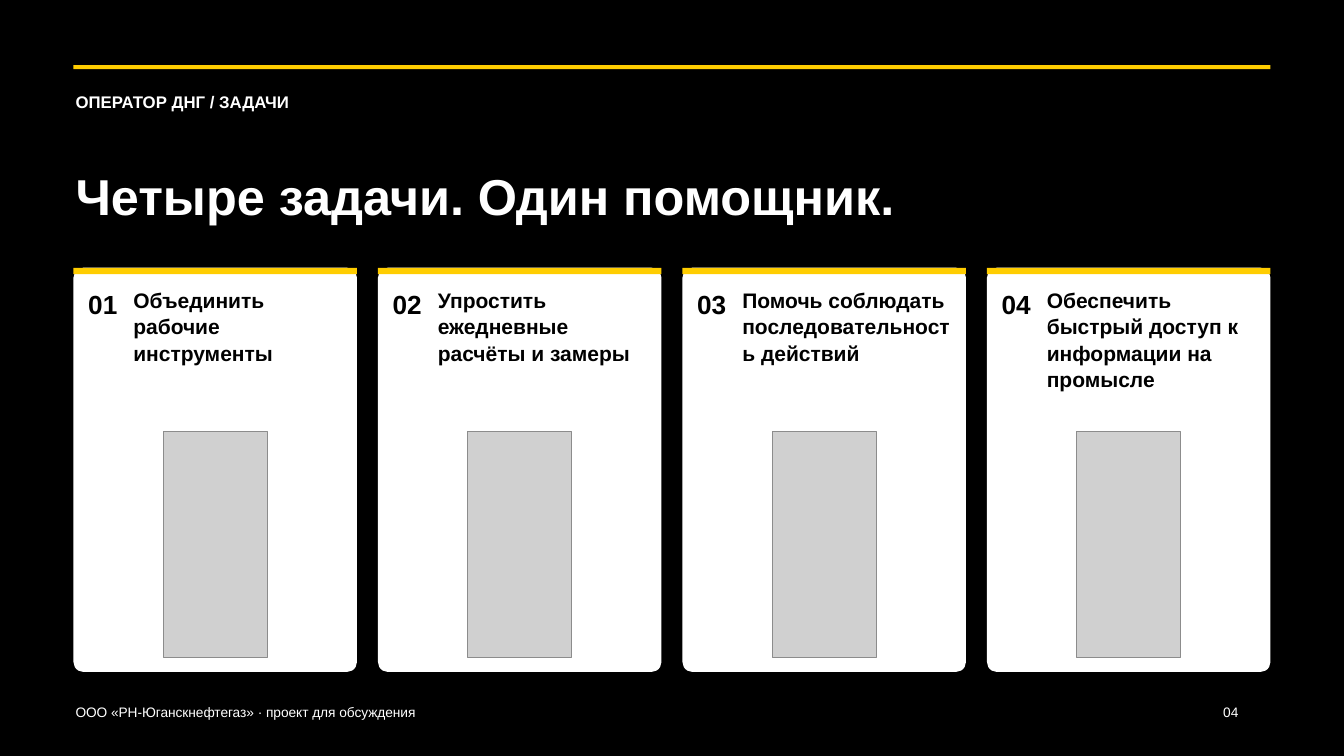
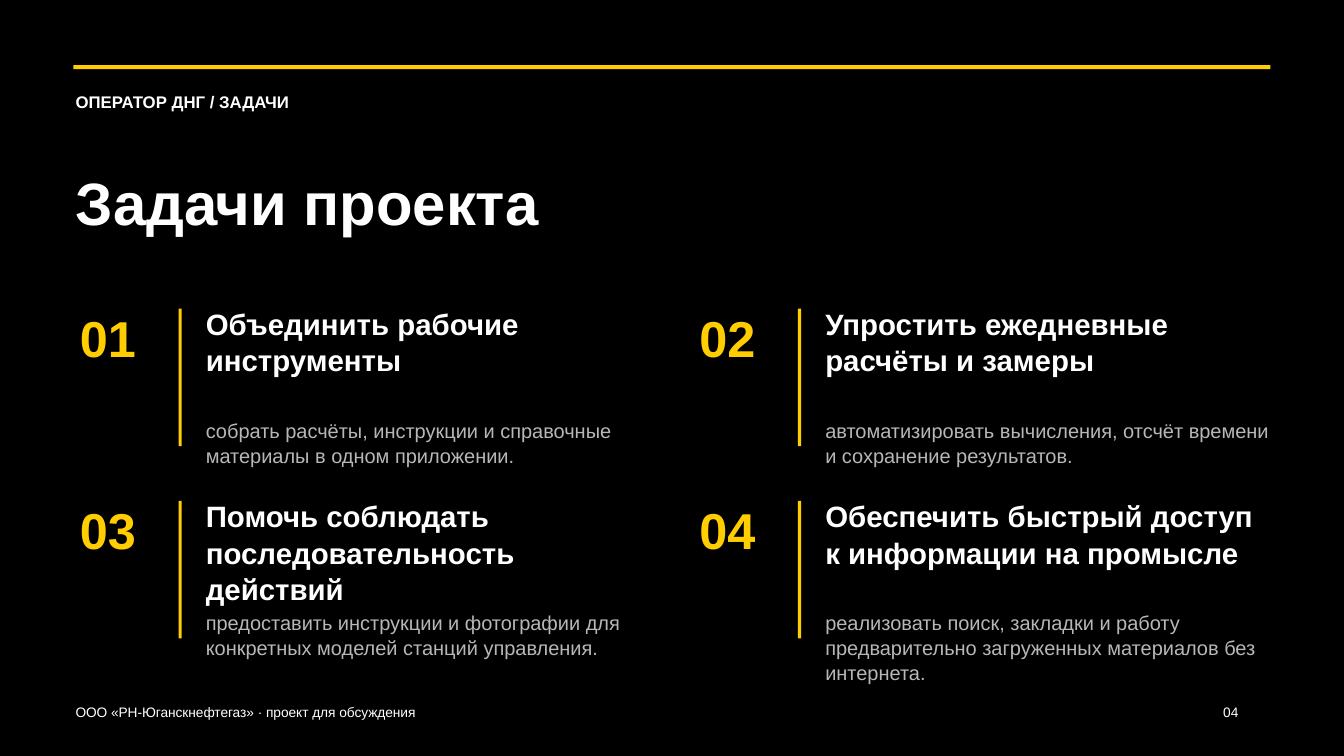
Before and after one commit to kkmusa/sanich6-ios-pwa, a slide deck: slide 4 of presentation/operator-dng-revision2/OperatorDNG_Presentation_Revision2.pptx. Drawn at 1344x756 pixels with LibreOffice and Linux fonts; fonts in the diff are those of the drawing; grey boxes stand for pictures. Boxes give left, top, right and bottom in pixels: in the first picture for what was removed or moved away, otherwise in the second. Text is boxed around its words. In the diff, an @@ line names an element or a change of style, - is before the commit and + after.

```diff
--- a/presentation/operator-dng-revision2/OperatorDNG_Presentation_Revision2.pptx
+++ b/presentation/operator-dng-revision2/OperatorDNG_Presentation_Revision2.pptx
@@ text at box(76, 183, 539, 236): text changed; size 36 to 42.8 pt @@
-Четыре задачи. Один помощник.
+Задачи проекта
@@ rounded rectangle removed at box(74, 268, 357, 673) @@
@@ rectangle removed at box(74, 268, 357, 274) @@
@@ rounded rectangle removed at box(378, 268, 661, 673) @@
@@ rectangle removed at box(378, 268, 661, 274) @@
@@ rounded rectangle removed at box(683, 268, 966, 673) @@
@@ rectangle removed at box(683, 268, 966, 274) @@
@@ rounded rectangle removed at box(987, 268, 1270, 673) @@
@@ rectangle removed at box(987, 268, 1270, 274) @@
@@ text "01": place and size @@
-text "01" at box(88, 295, 117, 315)
+text "01" at box(80, 321, 136, 358)
@@ rectangle added at box(178, 309, 181, 446), fill #FFCD00 @@
@@ text "Объединить рабочие инструменты": place and size @@
-text "Объединить рабочие инструменты" at box(133, 292, 272, 365)
+text "Объединить рабочие инструменты" at box(206, 313, 518, 377)
@@ text "02": place and size @@
-text "02" at box(393, 295, 422, 315)
+text "02" at box(699, 321, 755, 358)
@@ rectangle added at box(799, 309, 802, 446), fill #FFCD00 @@
@@ text "Упростить ежедневные расчёты и замеры": place and size @@
-text "Упростить ежедневные расчёты и замеры" at box(438, 293, 630, 365)
+text "Упростить ежедневные расчёты и замеры" at box(825, 314, 1168, 377)
@@ picture removed at box(163, 432, 267, 657) @@
@@ text added at box(206, 423, 611, 467), 14.2 pt, text #B7B7B7 @@
+собрать расчёты, инструкции и справочные материалы в одном приложении.
@@ picture removed at box(468, 432, 572, 657) @@
@@ picture removed at box(772, 432, 876, 657) @@
@@ text added at box(825, 424, 1269, 467), 14.2 pt, text #B7B7B7 @@
+автоматизировать вычисления, отсчёт времени и сохранение результатов.
@@ picture removed at box(1077, 432, 1181, 657) @@
@@ text "03": place and size @@
-text "03" at box(697, 295, 726, 315)
+text "03" at box(80, 513, 136, 550)
@@ rectangle added at box(178, 501, 181, 638), fill #FFCD00 @@
@@ text "Помочь соблюдать последовательность действий": place and size @@
-text "Помочь соблюдать последовательность действий" at box(742, 292, 944, 365)
+text "Помочь соблюдать последовательность действий" at box(206, 505, 515, 606)
@@ size 18.8 to 36 pt, text colour #000000 to #FFCD00 in 4 elements at box(80, 321, 136, 358), box(699, 321, 755, 358), box(80, 513, 136, 550), box(699, 513, 755, 550) @@
@@ text "04": place and size @@
-text "04" at box(1002, 295, 1031, 315)
+text "04" at box(699, 513, 755, 550)
@@ rectangle added at box(799, 501, 802, 638), fill #FFCD00 @@
@@ size 15 to 21 pt, text colour #000000 to #FFFFFF in 4 elements at box(206, 313, 518, 377), box(825, 314, 1168, 377), box(206, 505, 515, 606), box(825, 505, 1253, 569) @@
@@ text "Обеспечить быстрый доступ к информации ...": place and size @@
-text "Обеспечить быстрый доступ к информации ..." at box(1047, 292, 1238, 391)
+text "Обеспечить быстрый доступ к информации ..." at box(825, 505, 1253, 569)
@@ text added at box(206, 615, 620, 659), 14.2 pt, text #B7B7B7 @@
+предоставить инструкции и фотографии для конкретных моделей станций управления.
@@ text added at box(825, 615, 1255, 684), 14.2 pt, text #B7B7B7 @@
+реализовать поиск, закладки и работу предварительно загруженных материалов без интернета.
```
Also in this commit, not shown: 1 other slide changed, 4 other files.
